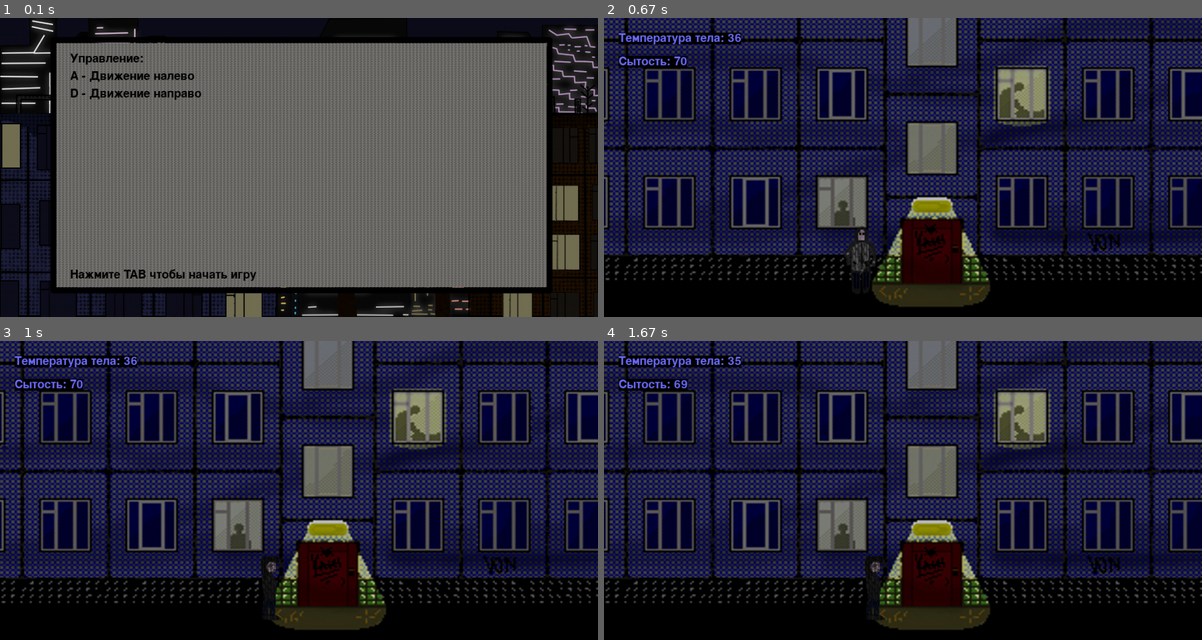
Above: before the commit, frames 1-4 (two rows, left to right).
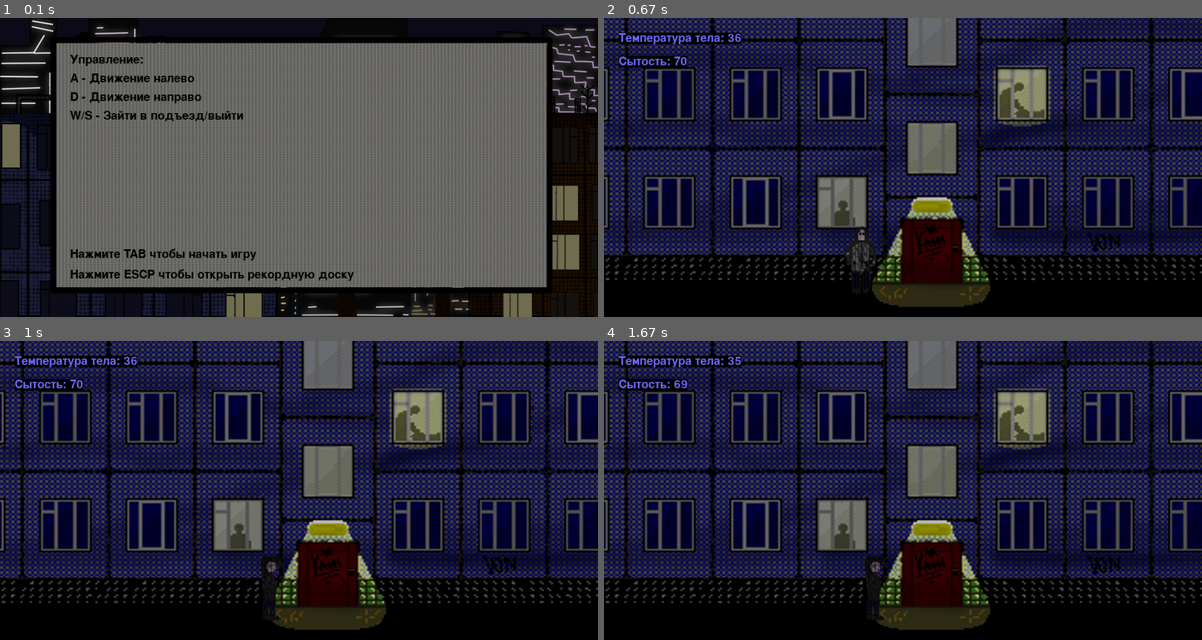
Above: after the commit, the same moments.

Repository: Stormev/Survival-entrance-Pygame
Game: pygame game, started from main.py
Same seed, same stepped clock (60 frames per second), same inputs: the game is played once before the commit and once after it.
Inputs:
- Up to frame 1 (0.1 s): no input
- Up to frame 2 (0.67 s): hold Tab from 0.33 s (still down)
- Up to frame 3 (1 s): release Tab at 0.8 s; hold D from 0.83 s (still down)
- Up to frame 4 (1.67 s): release D at 1.3 s; hold W 1.33-1.63 s

The runs differ from the first frame. In frame 1, 2.4% of the frame differs, in the area x 11-60%, y 11-88%; in frame 2, nothing differs; in frame 3, nothing differs; in frame 4, nothing differs.

Commit message:
game_update

Diff:
--- a/main.py
+++ b/main.py
@@ -47,8 +47,19 @@
              load_image('images/background_2.png')]
 
 
-def start_screen(): # Стартовый экран
-    intro_text = ["Управление:", 'A - Движение налево', 'D - Движение направо']
+def start_screen():  # Стартовый экран
+    start_music = 'data/sounds/start_sound.mp3'
+    pygame.mixer.music.load(start_music)
+    pygame.mixer.music.play()
+
+    def create_text(x, y, text):
+        tip = font.render(text, 1, pygame.Color('Black'))
+        tip_rect = tip.get_rect()
+        tip_rect.x = x
+        tip_rect.y = y
+        screen.blit(tip, tip_rect)
+
+    intro_text = ["Управление:", 'A - Движение налево', 'D - Движение направо', 'W/S - Зайти в подъезд/выйти']
     fon = 'images/start_screen_controll.png'
     fon = pygame.transform.scale(load_image(fon), (WIDTH, HEIGHT))
     screen.blit(fon, (0, 0))
@@ -57,23 +68,21 @@
     for line in intro_text:
         string_rendered = font.render(line, 1, pygame.Color('Black'))
         intro_rect = string_rendered.get_rect()
-        text_coord = text_coord[0], text_coord[1] + 10
+        text_coord = text_coord[0], text_coord[1] + 12
         intro_rect.top = text_coord[1]
         intro_rect.x = text_coord[0]
         text_coord = text_coord[0], text_coord[1] + intro_rect.height
         screen.blit(string_rendered, intro_rect)
 
-    tip = font.render('Нажмите TAB чтобы начать игру', 1, pygame.Color('Black'))
-    tip_rect = tip.get_rect()
-    tip_rect.x = text_coord[0]
-    tip_rect.y = 430
-    screen.blit(tip, tip_rect)
+    create_text(120, 395, 'Нажмите TAB чтобы начать игру')
+    create_text(120, 430, 'Нажмите ESCP чтобы открыть рекордную доску')
     while True:
         for event in pygame.event.get():
             if event.type == pygame.QUIT:
                 out()
             elif event.type == pygame.KEYDOWN:
                 if event.key == pygame.K_TAB:
+                    pygame.mixer.music.stop()
                     return
         pygame.display.flip()
         clock.tick(FPS)
@@ -144,8 +153,8 @@
             self.speed = 8
 
 
-items = [[load_image('images/item_bytilka.png'), -5, -1], [load_image('images/item_chocolate.png'), 8, 3],
-         [load_image('images/item_doshik.png'), 4, 2], [load_image('images/item_honey.png'), 12, 4]]
+items = [[load_image('images/item_bytilka.png'), -9, -1], [load_image('images/item_chocolate.png'), 13, 3],
+         [load_image('images/item_doshik.png'), 9, 2], [load_image('images/item_honey.png'), 17, 4]]
 
 
 class Item(pygame.sprite.Sprite):
@@ -180,7 +189,7 @@
         for i in item_group:
             i.kill()
         for i in range(randint(0, 2)):
-            item = Item(randint(50, WIDTH - 50))
+            item = Item(randint(65, WIDTH - 65))
 
     if turn and len(Locations) > LOCATION_NOW + 1:
         LOCATION_NOW += 1
@@ -254,12 +263,22 @@
     global player_group
     global item_group
     global player
+    global SCORE
+    global TIME_LIFE
+
+    SCORE = 0
+    TIME_LIFE = 0
 
     player_group = pygame.sprite.Group()
     item_group = pygame.sprite.Group()
     player = Player(WIDTH // 2.5)
 
     to_second_count = 0
+
+    pygame.mixer.music.stop()
+    start_music = 'data/sounds/game_sound.mp3'
+    pygame.mixer.music.load(start_music)
+    pygame.mixer.music.play()
 
     def collide_items():  # Проверка на колизию с предметом
         global SCORE
Binary file changed: data/scores.db
